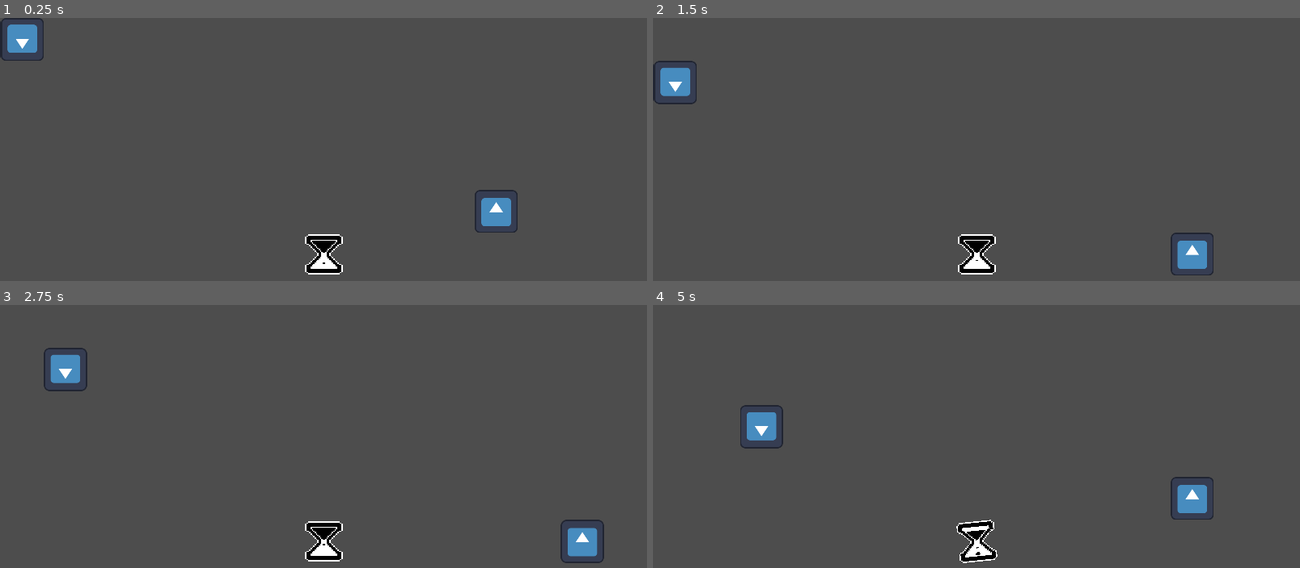
Above: before the commit, frames 1-4 (two rows, left to right).
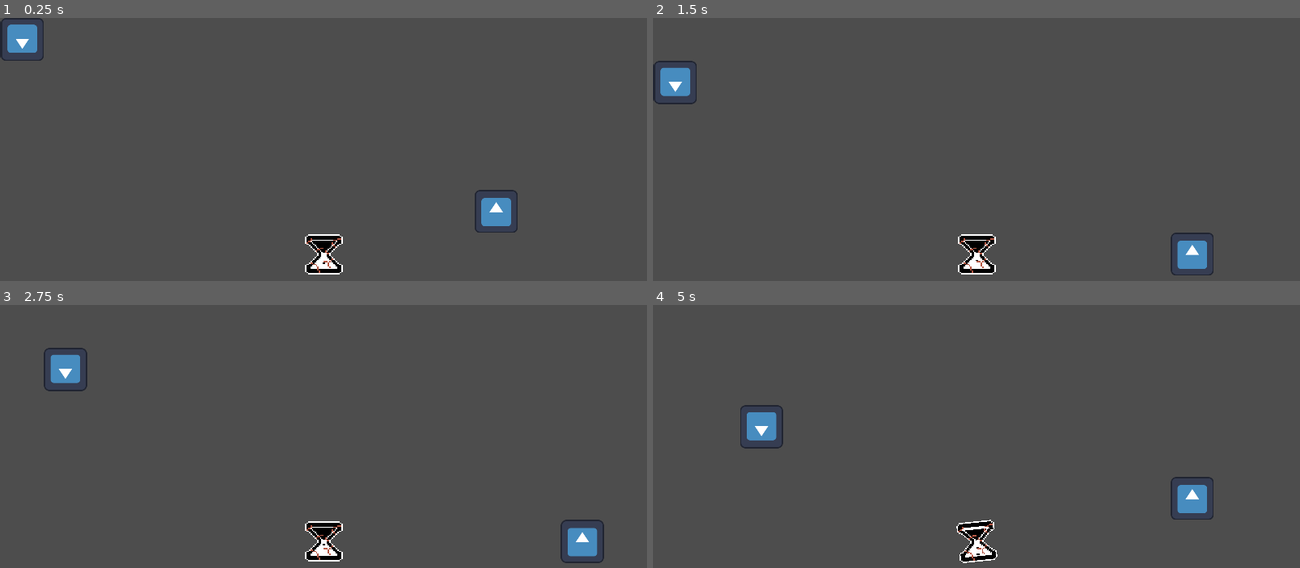
Above: after the commit, the same moments.

Repository: Raisinaut/Micro-Jam-034
Game: Godot game, scene res://Levels/test_level.tscn
Same seed, same stepped clock (60 frames per second), same inputs: the game is played once before the commit and once after it. The engine's default icon, where the game draws it, is replaced by a stand-in: a white triangle on a blue panel in a dark square.
Inputs:
- Up to frame 1 (0.25 s): no input
- Up to frame 2 (1.5 s): tap Enter at 0.5 s; hold D (move_right) 0.53-1.28 s; hold S (move_down) from 1.28 s (still down)
- Up to frame 3 (2.75 s): release S (move_down) at 2.03 s; hold D (move_right) from 2.03 s (still down)
- Up to frame 4 (5 s): tap Space at 2.75 s; release D (move_right) at 2.78 s; hold W (move_up) 2.78-3.53 s; tap Enter at 3.5 s; hold A (move_left) from 3.53 s (still down)

The runs differ from the first frame. In frame 1, less than 0.1% of the frame differs, in the area x 47-53%, y 83-97%; in frame 2, less than 0.1%; in frame 3, less than 0.1%; in frame 4, less than 0.1%, in the area x 47-53%, y 83-98%.

Commit message:
I moved some stuff, I think

Diff:
--- a/Godot/defense-game/Levels/test_level.tscn
+++ b/Godot/defense-game/Levels/test_level.tscn
@@ -1,9 +1,9 @@
 [gd_scene load_steps=5 format=3 uid="uid://bi6yinnbs0asm"]
 
 [ext_resource type="PackedScene" uid="uid://brrb85jfiiqh8" path="res://Characters/GridNode.tscn" id="1_22lwh"]
-[ext_resource type="PackedScene" uid="uid://b076w8dhkuj4u" path="res://Objects/hourglass.tscn" id="1_giacu"]
+[ext_resource type="PackedScene" uid="uid://b076w8dhkuj4u" path="res://Objects/Hourglass/hourglass.tscn" id="1_giacu"]
 [ext_resource type="PackedScene" uid="uid://cynt0mxgo2qeh" path="res://Characters/Player.tscn" id="2_pp4ul"]
-[ext_resource type="PackedScene" uid="uid://wtn4fmhb7hic" path="res://Characters/Enemy.tscn" id="3_p6at6"]
+[ext_resource type="PackedScene" path="res://Characters/Enemy.tscn" id="3_p6at6"]
 
 [node name="World" type="Node2D"]
 
--- a/Godot/defense-game/Objects/hourglass.gd
+++ b/Godot/defense-game/Objects/Hourglass/hourglass.gd
@@ -10,7 +10,7 @@
 
 @onready var sand_frame_count = sand_top.hframes
 var sand_idx = 0 : set = set_sand_idx
-var max_ticks = 10
+var max_ticks = 15
 var tick_count = 0
 
 
--- a/Godot/defense-game/Objects/hourglass.tscn
+++ b/Godot/defense-game/Objects/Hourglass/hourglass.tscn
@@ -1,11 +1,12 @@
-[gd_scene load_steps=19 format=3 uid="uid://b076w8dhkuj4u"]
+[gd_scene load_steps=20 format=3 uid="uid://b076w8dhkuj4u"]
 
 [ext_resource type="Texture2D" uid="uid://bbywsd1fx2n5f" path="res://Textures/Objects/hourglass/hourglass_glass.png" id="1_erilt"]
-[ext_resource type="Script" path="res://Objects/hourglass.gd" id="1_i17mv"]
+[ext_resource type="Script" path="res://Objects/Hourglass/hourglass.gd" id="1_i17mv"]
 [ext_resource type="Texture2D" uid="uid://cslm3btdx7lw4" path="res://Textures/Objects/hourglass/hourglass_sand.png" id="1_x8v8c"]
+[ext_resource type="Texture2D" uid="uid://0usp0unnueu0" path="res://Textures/Objects/hourglass/hourglass_cracks.png" id="4_y688r"]
 
 [sub_resource type="Curve" id="Curve_gfevy"]
-_data = [Vector2(0, 0), 0.0, 0.197314, 0, 0, Vector2(1, 1), 2.1405, 0.0, 0, 0]
+_data = [Vector2(0, 0), 0.0, 0.391726, 0, 0, Vector2(1, 1), 1.38736, 0.0, 0, 0]
 point_count = 2
 
 [sub_resource type="AtlasTexture" id="AtlasTexture_scxj0"]
@@ -191,7 +192,12 @@
 [node name="SandDrip" type="AnimatedSprite2D" parent="Offset/Glass"]
 texture_filter = 1
 sprite_frames = SubResource("SpriteFrames_3fntn")
-frame_progress = 0.716936
+frame_progress = 0.0673491
+
+[node name="Cracks" type="Sprite2D" parent="Offset/Glass"]
+texture = ExtResource("4_y688r")
+hframes = 6
+frame = 5
 
 [node name="AnimationPlayer" type="AnimationPlayer" parent="."]
 libraries = {
@@ -202,4 +208,5 @@
 [node name="Hurtbox" type="Area2D" parent="."]
 
 [node name="CollisionShape2D" type="CollisionShape2D" parent="Hurtbox"]
+visible = false
 shape = SubResource("RectangleShape2D_qob5x")
Binary file changed: Godot/defense-game/Textures/Objects/hourglass.aseprite
Binary file added: Godot/defense-game/Textures/Objects/hourglass/hourglass_cracks.png
Not shown, added: Godot/defense-game/Textures/Objects/hourglass/hourglass_cracks.png.import
